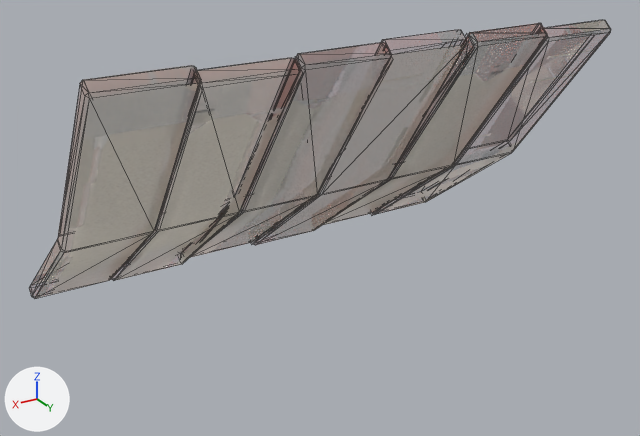
One commit to the FBX model Assets/Meshes/roof_LOD0.fbx: the scene before it, then after it.
One viewpoint serves both versions: a camera (50 mm lens) standing at (3.26, 5.62, 3.4) and looking at (0.0, 0.18, 0.68). Lighting does not change. The marker at lower left points along +X, +Y and +Z. Mesh edges are drawn as thin lines. Vertices at the same position are counted once.

Script lines for the objects in view, before the commit:
```python
me_roof_lod0_001 = bpy.data.meshes.new('roof_LOD0.001')
me_roof_lod0_001.from_pydata(...)  # 294 vertices, 456 faces; spans x -1.99..1.99, y -1.14..1.11, z -0.07..2.22
me_roof_lod0_001.materials.append(mat_roof_pbr)
ob_roof_lod0 = bpy.data.objects.new('roof_LOD0', me_roof_lod0_001)
ob_roof_lod0.location = (0.0, 0.0, 0.0)
```
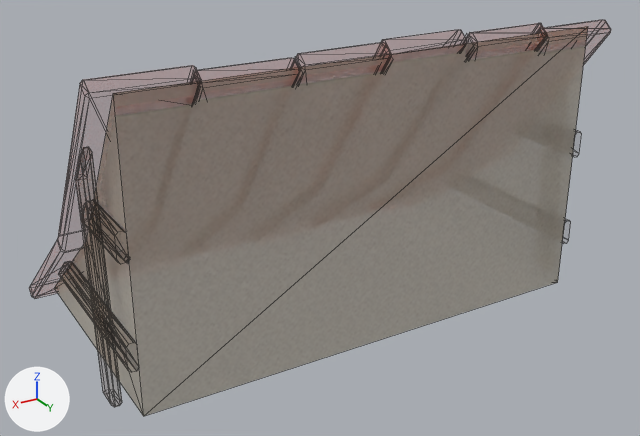
Commit message: roof update

The change in detail:
me_roof_lod0_001 is used by ob_roof_lod0; location (0.0, 0.0, 0.0).
Verts and faces of me_roof_lod0_001; kept vertices keep their numbers, new ones are numbered from 294.
me_roof_lod0_001 had 294 vertices, 456 faces and spanned x -1.99..1.99, y -1.14..1.11, z -0.07..2.22.
me_roof_lod0_001 now has 430 vertices, 676 faces and spans x -1.99..1.99, y -1.14..1.11, z -0.07..2.22.
me_roof_lod0_001 part 1: a new loose piece of 20 vertices spanning x 1.8..1.88, y -0.58..1.0, z 0.34..0.55, in mat_roof_pbr.
me_roof_lod0_001 part 2: a new loose piece of 20 vertices spanning x 1.8..1.88, y 0.27..1.0, z 1.09..1.3, in mat_roof_pbr.
Part 3, on me_roof_lod0_001:
New vertex 294 is at (-1.81, 1.0, 0.0), pixel (557, 282).
New vertex 295 is at (-1.81, -1.04, 0.0).
New vertex 296 is at (-1.81, 0.12, 0.89).
New vertex 297 is at (-1.81, 1.0, 2.11), pixel (588, 26).
New vertices 298 to 301 stand at vertices 294 to 297, in that order, plus (3.62, 0.0, 0.0).
New faces: (298, 300, 299), (294, 299, 295), (294, 297, 298), (295, 300, 296), (294, 296, 297), (295, 299, 300).
New faces: (297, 301, 298), (298, 301, 300), (294, 298, 299), (296, 301, 297), (294, 295, 296), (296, 300, 301).
me_roof_lod0_001 part 4: 456 kept faces spanning x -1.99..1.99, y -1.14..1.11, z -0.07..2.22 get new texture (UV) coordinates.

Location of each change, [x1, y1, x2, y2] in pixels of the pictures (640 x 436 px):
'roof_LOD0', reshaped
    before: [31, 20, 611, 298]
    after: [54, 26, 588, 416]
part 1 of me_roof_lod0_001, added
    after: [63, 262, 139, 371]
part 2 of me_roof_lod0_001, added
    after: [88, 200, 128, 262]
part 3 of me_roof_lod0_001, added
    after: [54, 26, 588, 416]
part 4 of me_roof_lod0_001, surface changed
    before: [31, 20, 611, 295]
    after: [90, 46, 584, 283]
